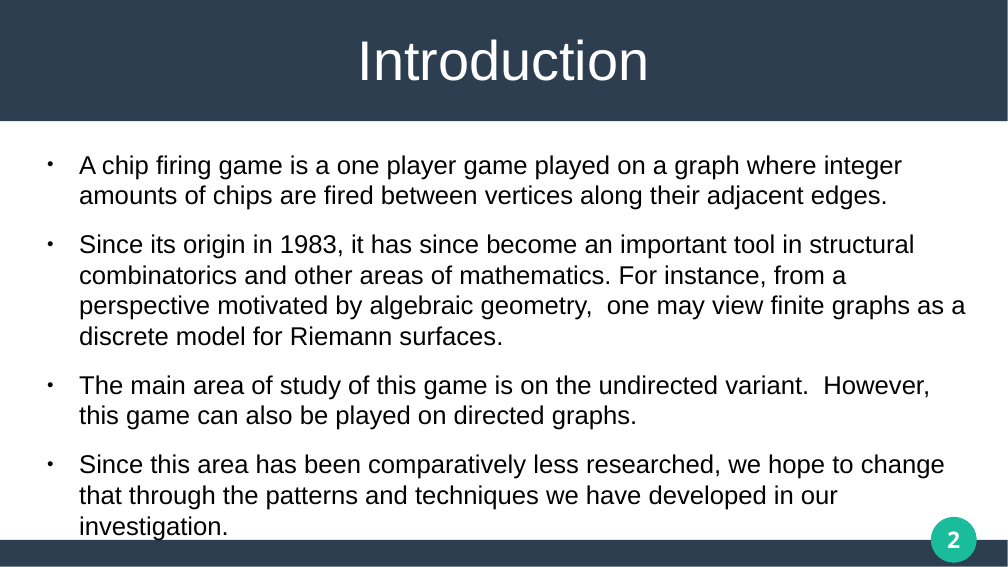
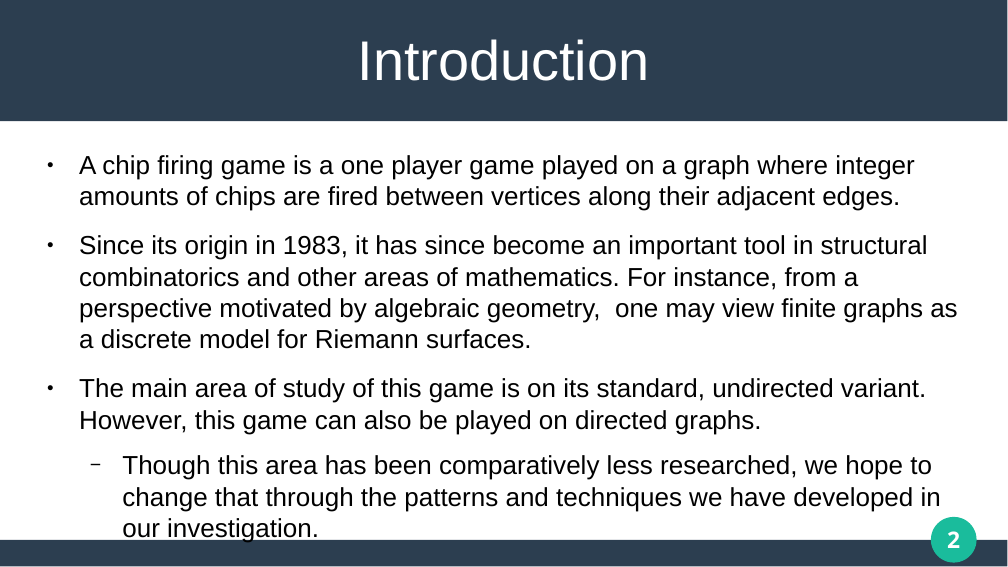
Before and after one commit to matthew-pisano/ChipFiring, a slide deck: slide 2 of Docs/JMMPresentation.pptx. Drawn at 1008x567 pixels with LibreOffice and Linux fonts; fonts in the diff are those of the drawing. Boxes give left, top, right and bottom in pixels: in the first picture for what was removed or moved away, otherwise in the second. Text is boxed around its words. In the diff, an @@ line names an element or a change of style, - is before the commit and + after.

```diff
--- a/Docs/JMMPresentation.pptx
+++ b/Docs/JMMPresentation.pptx
@@ text at box(79, 155, 957, 349): size 20.2 to 20.5 pt in "A chip firing game is a one ...", "Since its origin in 1983, it has ..." @@
@@ text at box(79, 378, 941, 543): text changed; size 20.2 to 20.5 pt @@
-● The main area of study of this game is on the undirected variant. However, this game can also be played on directed graphs.
-● Since this area has been comparatively less researched, we hope to change that through the patterns and techniques we have developed in our investigation.
+● The main area of study of this game is on its standard, undirected variant. However, this game can also be played on directed graphs.
+  − Though this area has been comparatively less researched, we hope to change that through the patterns and techniques we have developed in our investigation.
```
Also in this commit, not shown: 16 other slides changed, 5 slides added, 1 slide removed, 6 other files.
